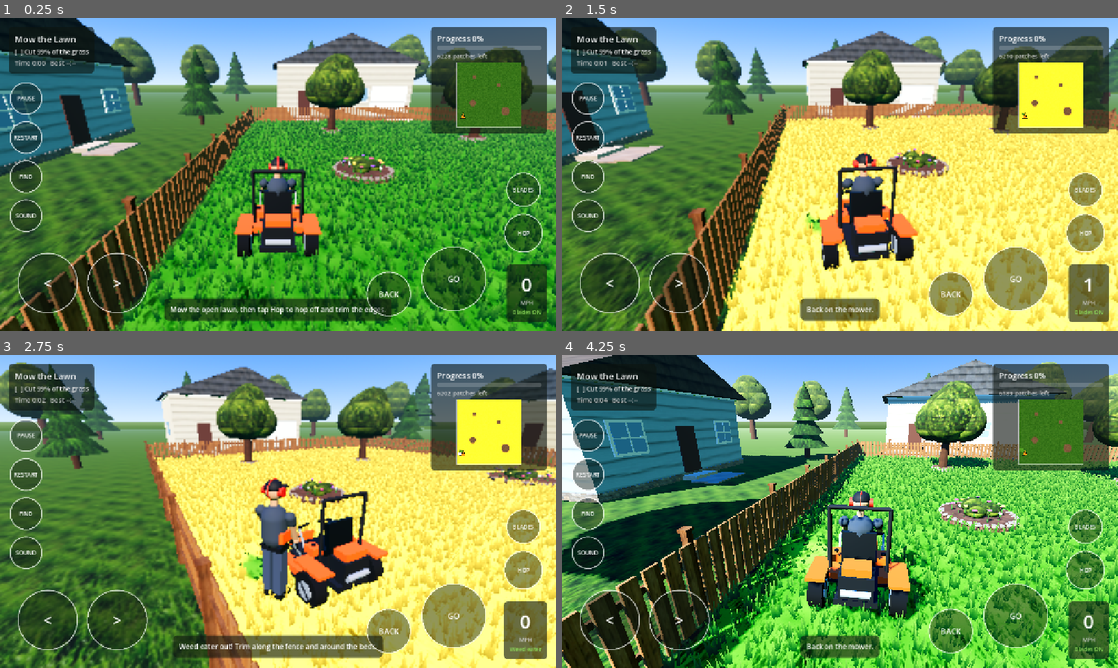
Above: before the commit, frames 1-4 (two rows, left to right).
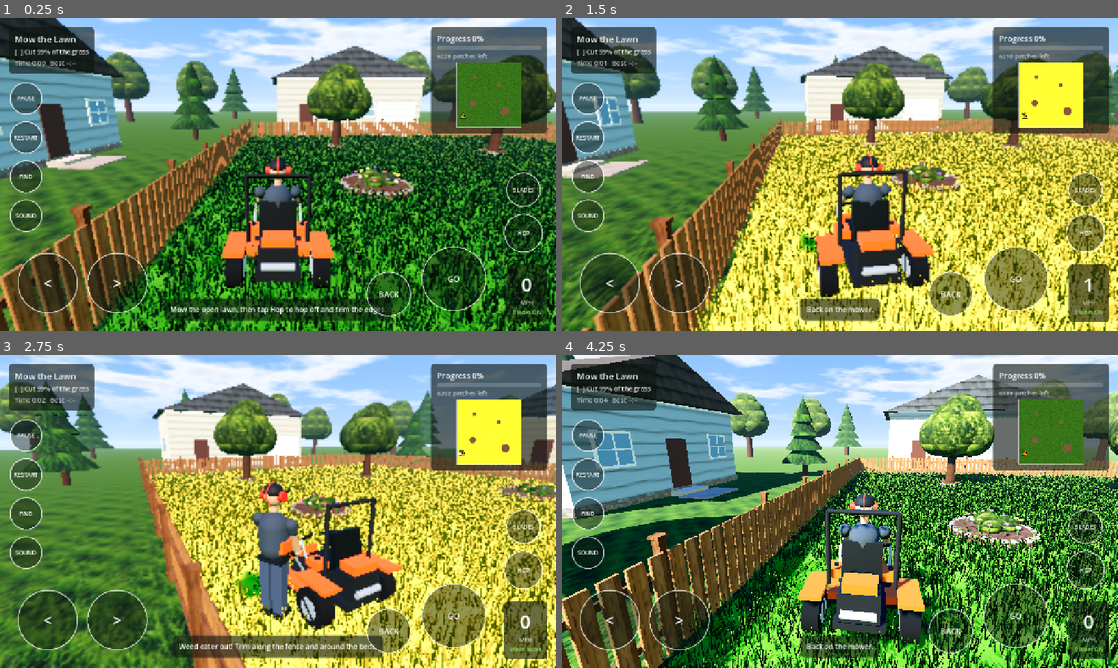
Above: after the commit, the same moments.

Repository: ElSpaniard97/lawn-wrangler
Game: Godot game, scene res://scenes/yard.tscn
Same seed, same stepped clock (60 frames per second), same inputs: the game is played once before the commit and once after it.
Inputs (mouse positions are in pixels of both pictures, inside the frame that each line leads up to):
- Up to frame 1 (0.25 s): no input
- Up to frame 2 (1.5 s): move the mouse to (962, 158) at 0.52 s; hold D (steer_right) 0.53-1.28 s; hold H (highlight) 0.53-1.28 s; click (962, 158) at 0.67 s; tap Space (hop) at 0.77, 0.8, 1.07, 1.35 s; move the mouse to (728, 190) at 1.27 s; hold S (reverse) from 1.28 s (still down)
- Up to frame 3 (2.75 s): tap Space (hop) at 1.52, 1.82, 2.3 s; tap H (highlight) at 1.55 s; move the mouse to (333, 442) at 2.02 s; release S (reverse) at 2.03 s; hold D (steer_right) from 2.03 s (still down); hold H (highlight) from 2.03 s (still down)
- Up to frame 4 (4.25 s): move the mouse to (812, 574) at 2.77 s; release D (steer_right) at 2.78 s; release H (highlight) at 2.78 s; hold W (accelerate) 2.78-3.53 s; tap Q (quality) at 2.85 s; click (812, 574) at 2.92 s; tap Space (hop) at 3.02, 3.32, 3.77, 3.8, 4.07 s; tap H (highlight) at 3.05 s; move the mouse to (1006, 558) at 3.52 s; hold A (steer_left) from 3.53 s (still down); hold B (toggle_blades) from 3.53 s (still down)

The runs differ from the first frame. In frame 1, 72% of the frame differs, in the area x 0-100%, y 0-100%; in frame 2, 68%; in frame 3, 63%; in frame 4, 79%.

Commit message:
Graphics upgrade step 1: thicker grass, lower camera, clouds
Grass clumps are now 18 thin single-triangle blades scattered over the
cell (drawn from both sides) with a random shade per blade, deeper roots
and yellow-green tips. Stripe colours are richer and less washed out.
The chase camera sits lower and closer (3.8 m, -15 degrees, 62 FOV), and
a new sky shader replaces the procedural sky with a gradient, sun glow
and static fair-weather clouds.

Co-Authored-By: Claude Opus 5.5 (1M context) <noreply@anthropic.com>
Claude-Session: https://claude.ai/code/session_01BNpf16DhLvn72P8e8Wsqpn

Diff:
--- a/godot/scripts/chase_camera.gd
+++ b/godot/scripts/chase_camera.gd
@@ -6,8 +6,8 @@
 @export var target: Node3D
 @export var follow_speed := 6.0
 @export var turn_speed := 3.0
-@export var distance := 4.5
-@export var pitch_degrees := -20.0
+@export var distance := 3.8
+@export var pitch_degrees := -15.0
 
 var arm: SpringArm3D
 var camera: Camera3D
@@ -19,10 +19,10 @@
 	arm.spring_length = distance
 	arm.margin = 0.2
 	arm.rotation.x = deg_to_rad(pitch_degrees)
-	arm.position.y = 1.4
+	arm.position.y = 1.5
 	add_child(arm)
 	camera = Camera3D.new()
-	camera.fov = 65.0
+	camera.fov = 62.0
 	camera.current = true
 	arm.add_child(camera)
 	if target:
--- a/godot/scripts/lawn_view.gd
+++ b/godot/scripts/lawn_view.gd
@@ -7,10 +7,11 @@
 
 const CHUNK := 10 # cells per chunk side
 const TALL_COLOR := Color(0.13, 0.27, 0.06)
-const STRIPE_A_COLOR := Color(0.36, 0.56, 0.16)
-const STRIPE_B_COLOR := Color(0.19, 0.36, 0.08)
+const STRIPE_A_COLOR := Color(0.20, 0.40, 0.07)
+const STRIPE_B_COLOR := Color(0.10, 0.24, 0.04)
 const BLOCKED_COLOR := Color(0.30, 0.21, 0.14)
 const HIGHLIGHT_COLOR := Color(0.85, 0.68, 0.12)
+const BLADES := 18
 const STUBBLE_HEIGHT := 0.2 # fraction of full clump height left after a cut
 const TALL_DATA := Color(1, 0, 0, 0)
 const CUT_DATA := Color(0, 0, 0, 0) # dark stripe stubble
@@ -100,23 +101,26 @@
 			add_child(instance)
 
 
-## Seven tapered blades (the shader shades them root to tip). Each blade is in the mesh twice,
-## once per winding, both with an upward normal, so it is lit from either
-## side instead of going dark on its back face.
+## Eighteen thin blades scattered over the cell, each a single tapered
+## triangle drawn from both sides (the shader turns off back-face culling).
+## Normals point up so both faces light the same. UV.x carries a random
+## shade per blade so the clump is not one flat colour.
 func _clump_mesh() -> ArrayMesh:
+	var rng := RandomNumberGenerator.new()
+	rng.seed = 3
 	var st := SurfaceTool.new()
 	st.begin(Mesh.PRIMITIVE_TRIANGLES)
-	for blade in 7:
-		var angle := blade * TAU / 7.0 + 0.4 * (blade % 3)
-		var spread := Vector3(cos(angle * 1.7), 0, sin(angle * 1.7)) * 0.05 * (blade % 2)
-		var side := Vector3(cos(angle), 0, sin(angle)) * 0.025
-		var lean := Vector3(-sin(angle), 0, cos(angle)) * 0.06
-		var height := 0.22 + 0.04 * (blade % 3)
-		var points := [spread - side, spread + side, spread + Vector3(0, height, 0) + lean]
-		for order in [[0, 1, 2], [1, 0, 2]]:
-			for i in order:
-				st.set_normal(Vector3.UP)
-				st.add_vertex(points[i])
+	for blade in BLADES:
+		var root := Vector3(rng.randf_range(-0.14, 0.14), 0, rng.randf_range(-0.14, 0.14))
+		var facing := rng.randf() * TAU
+		var side := Vector3(cos(facing), 0, sin(facing)) * rng.randf_range(0.009, 0.015)
+		var lean := Vector3(-sin(facing), 0, cos(facing)) * rng.randf_range(-0.09, 0.09)
+		var height := rng.randf_range(0.2, 0.34)
+		var shade := rng.randf()
+		for point in [root - side, root + side, root + Vector3(0, height, 0) + lean]:
+			st.set_normal(Vector3.UP)
+			st.set_uv(Vector2(shade, 0))
+			st.add_vertex(point)
 	return st.commit()
 
 
--- a/godot/scripts/yard.gd
+++ b/godot/scripts/yard.gd
@@ -192,7 +192,7 @@
 		return false
 	walker.set_active(false)
 	mower.set_driving(true)
-	camera.follow(mower, 4.5)
+	camera.follow(mower, 3.8)
 	on_mower = true
 	hud.say("Back on the mower.")
 	return true
@@ -267,15 +267,10 @@
 
 
 func _build_environment() -> void:
-	# Bright summer afternoon: deep blue sky, warm low sun, a little haze so
+	# Bright summer afternoon: deep blue sky with clouds, warm low sun, a little haze so
 	# the distance fades instead of ending in a hard line.
-	var sky_material := ProceduralSkyMaterial.new()
-	sky_material.sky_top_color = Color(0.18, 0.42, 0.85)
-	sky_material.sky_horizon_color = Color(0.68, 0.80, 0.92)
-	sky_material.sky_curve = 0.12
-	sky_material.ground_horizon_color = Color(0.45, 0.55, 0.40)
-	sky_material.ground_bottom_color = Color(0.20, 0.30, 0.15)
-	sky_material.sun_angle_max = 20.0
+	var sky_material := ShaderMaterial.new()
+	sky_material.shader = load("res://shaders/sky.gdshader")
 	var sky := Sky.new()
 	sky.sky_material = sky_material
 	var env := Environment.new()
--- a/godot/shaders/grass.gdshader
+++ b/godot/shaders/grass.gdshader
@@ -1,26 +1,30 @@
 // Grass clumps. Each MultiMesh instance carries custom data: r = 1 for tall
 // grass, 0 for cut stubble; g = 1 for stubble on a light stripe. Blades shade from root to tip by height, tall
 // grass sways in a slow breeze and turns yellow while the missed-grass
-// highlight is on; stubble stays still.
+// highlight is on; stubble stays still. UV.x is a random shade per blade.
 shader_type spatial;
-render_mode cull_back, diffuse_lambert, specular_disabled;
+render_mode cull_disabled, diffuse_lambert, specular_disabled;
 
-uniform vec3 root_color : source_color = vec3(0.10, 0.24, 0.05);
-uniform vec3 tip_color : source_color = vec3(0.38, 0.60, 0.15);
-uniform float blade_height = 0.3;
+uniform vec3 root_color : source_color = vec3(0.07, 0.17, 0.03);
+uniform vec3 tip_color : source_color = vec3(0.36, 0.55, 0.13);
+// Some blades are a drier yellow-green at the tip, some a deeper green.
+uniform vec3 dry_tip_color : source_color = vec3(0.52, 0.60, 0.20);
+uniform float blade_height = 0.34;
 uniform float highlight = 0.0;
 uniform vec3 highlight_color : source_color = vec3(0.95, 0.78, 0.15);
 uniform float sway_strength = 0.05;
-uniform vec3 stripe_light : source_color = vec3(0.45, 0.68, 0.20);
-uniform vec3 stripe_dark : source_color = vec3(0.17, 0.34, 0.07);
+uniform vec3 stripe_light : source_color = vec3(0.21, 0.44, 0.07);
+uniform vec3 stripe_dark : source_color = vec3(0.10, 0.25, 0.04);
 
 varying float tall;
 varying float along;
 varying float light;
+varying float shade;
 
 void vertex() {
 	tall = INSTANCE_CUSTOM.r;
 	light = INSTANCE_CUSTOM.g;
+	shade = UV.x;
 	along = clamp(VERTEX.y / blade_height, 0.0, 1.0);
 	vec3 origin = (MODEL_MATRIX * vec4(0.0, 0.0, 0.0, 1.0)).xyz;
 	float wave = sin(TIME * 1.6 + origin.x * 0.8 + origin.z * 0.55)
@@ -31,8 +35,9 @@
 }
 
 void fragment() {
-	vec3 grown = mix(root_color, tip_color, along);
-	vec3 stubble = mix(stripe_dark, stripe_light, light) * (0.75 + 0.25 * along);
+	vec3 tip = mix(tip_color * (0.8 + 0.3 * shade), dry_tip_color, smoothstep(0.75, 1.0, shade));
+	vec3 grown = mix(root_color, tip, along * along * (3.0 - 2.0 * along));
+	vec3 stubble = mix(stripe_dark, stripe_light, light) * (0.75 + 0.25 * along) * (0.9 + 0.2 * shade);
 	vec3 base = mix(stubble, grown, tall);
 	ALBEDO = mix(base, highlight_color * (0.7 + 0.5 * along), highlight * tall);
 	ROUGHNESS = 1.0;
--- /dev/null
+++ b/godot/shaders/sky.gdshader
@@ -0,0 +1,55 @@
+// Summer sky: deep blue overhead fading to a pale horizon, a soft sun glow,
+// and fair-weather clouds made from layered value noise. The clouds stay
+// still, so the sky's lighting is only worked out once. No textures are used.
+shader_type sky;
+
+uniform vec3 top_color : source_color = vec3(0.16, 0.40, 0.84);
+uniform vec3 horizon_color : source_color = vec3(0.70, 0.82, 0.93);
+uniform vec3 ground_color : source_color = vec3(0.30, 0.38, 0.26);
+uniform vec3 cloud_color : source_color = vec3(1.0, 1.0, 1.0);
+uniform vec3 cloud_shade : source_color = vec3(0.68, 0.74, 0.84);
+uniform float cloud_cover = 0.48;
+
+float hash(vec2 p) {
+	return fract(sin(dot(p, vec2(127.1, 311.7))) * 43758.5453);
+}
+
+float noise(vec2 p) {
+	vec2 i = floor(p);
+	vec2 f = fract(p);
+	vec2 u = f * f * (3.0 - 2.0 * f);
+	return mix(mix(hash(i), hash(i + vec2(1.0, 0.0)), u.x),
+		mix(hash(i + vec2(0.0, 1.0)), hash(i + vec2(1.0, 1.0)), u.x), u.y);
+}
+
+float fbm(vec2 p) {
+	float sum = 0.0;
+	float amplitude = 0.5;
+	for (int i = 0; i < 5; i++) {
+		sum += amplitude * noise(p);
+		p = p * 2.03 + vec2(1.7, 9.2);
+		amplitude *= 0.5;
+	}
+	return sum;
+}
+
+void sky() {
+	float up = EYEDIR.y;
+	vec3 color = mix(horizon_color, top_color, pow(clamp(up, 0.0, 1.0), 0.45));
+	if (up < 0.0) {
+		color = mix(horizon_color, ground_color, clamp(-up * 4.0, 0.0, 1.0));
+	}
+	vec3 sun_dir = LIGHT0_DIRECTION;
+	float sun = max(dot(EYEDIR, sun_dir), 0.0);
+	color += LIGHT0_COLOR * (pow(sun, 600.0) * 4.0 + pow(sun, 12.0) * 0.12);
+	if (up > 0.02 && !AT_CUBEMAP_PASS) {
+		// Project onto a flat cloud layer so clouds shrink towards the horizon.
+		vec2 layer = EYEDIR.xz / (up + 0.08) * 1.6;
+		float n = fbm(layer);
+		float density = smoothstep(cloud_cover, cloud_cover + 0.25, n);
+		float lit = smoothstep(cloud_cover, cloud_cover + 0.4, fbm(layer + sun_dir.xz * 0.06));
+		vec3 cloud = mix(cloud_color, cloud_shade, lit * 0.8);
+		color = mix(color, cloud, density * smoothstep(0.02, 0.2, up) * 0.95);
+	}
+	COLOR = color;
+}
Not shown, added: godot/shaders/sky.gdshader.uid
Not shown, changed: README.md
Not shown, changed: screenshot.png
